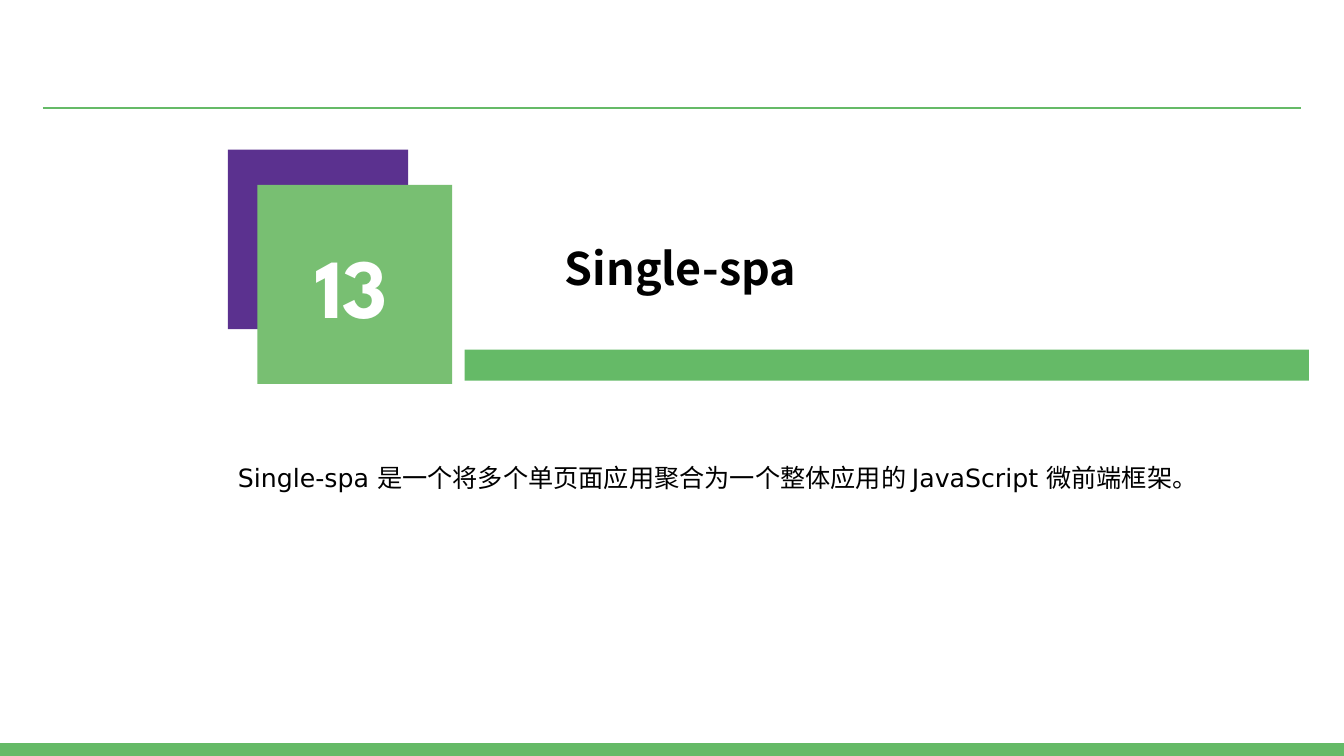
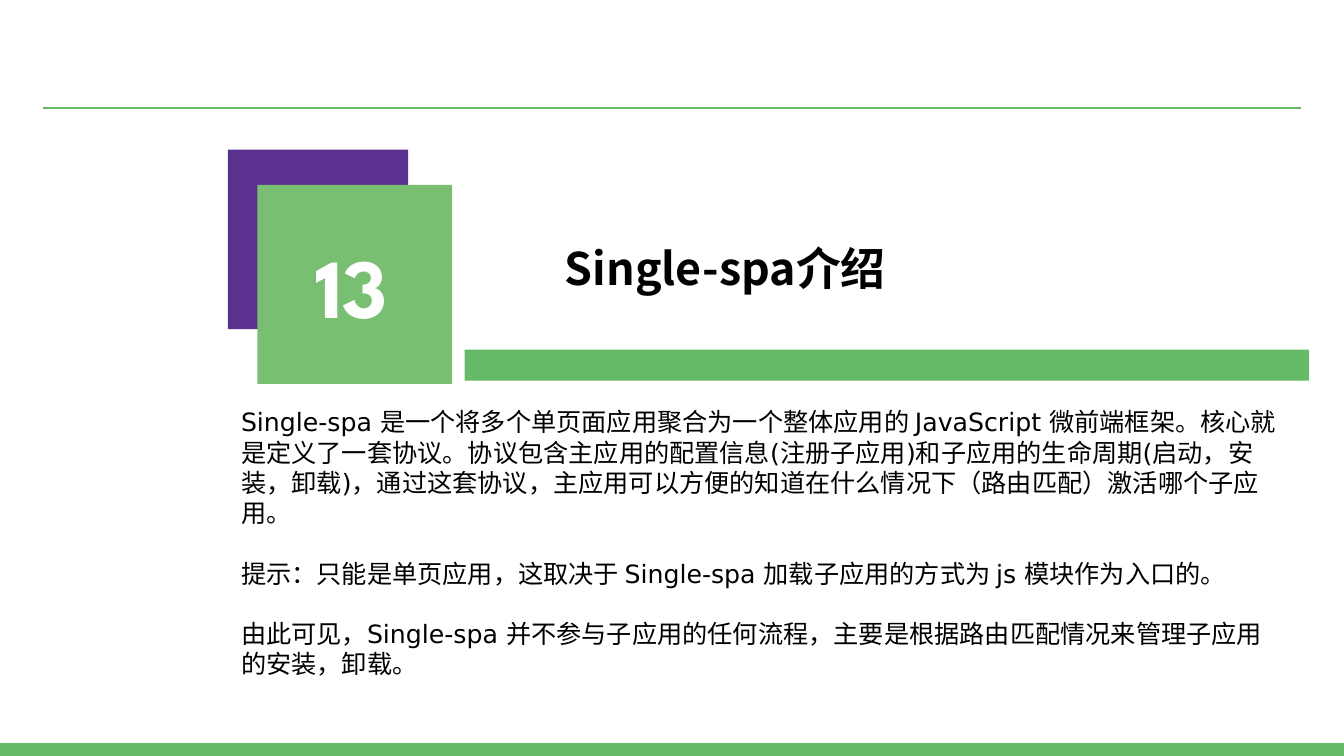
Before and after one commit to BoswellJi/BoswellJi, a slide deck: slide 16 of blog-source-code/doc/ppt/季明壮.pptx. Drawn at 1344x756 pixels with LibreOffice and Linux fonts; fonts in the diff are those of the drawing; background and template pictures are left out. Boxes give left, top, right and bottom in pixels: in the first picture for what was removed or moved away, otherwise in the second. Text is boxed around its words. In the diff, an @@ line names an element or a change of style, - is before the commit and + after.

Commit message:
feat: 微前端ppt

```diff
--- a/blog-source-code/doc/ppt/季明壮.pptx
+++ b/blog-source-code/doc/ppt/季明壮.pptx
@@ text at (x1=565, y1=246, x2=886, y2=296): text changed @@
-Single-spa
+Single-spa介绍
@@ text at (x1=241, y1=409, x2=1276, y2=676): text changed @@
-Single-spa 是一个将多个单页面应用聚合为一个整体应用的 JavaScript 微前端框架。
+Single-spa 是一个将多个单页面应用聚合为一个整体应用的 JavaScript 微前端框架。核心就是定义了一套协议。协议包含主应用的配置信息(注册子应用)和子应用的生命周期(启动，安装，卸载)，通过这套协议，主应用可以方便的知道在什么情况下（路由匹配）激活哪个子应用。
+提示：只能是单页应用，这取决于 Single-spa 加载子应用的方式为 js 模块作为入口的。
+由此可见，Single-spa 并不参与子应用的任何流程，主要是根据路由匹配情况来管理子应用的安装，卸载。
```
Also in this commit, not shown: 3 other slides changed, 2 slides added, 1 other file.
